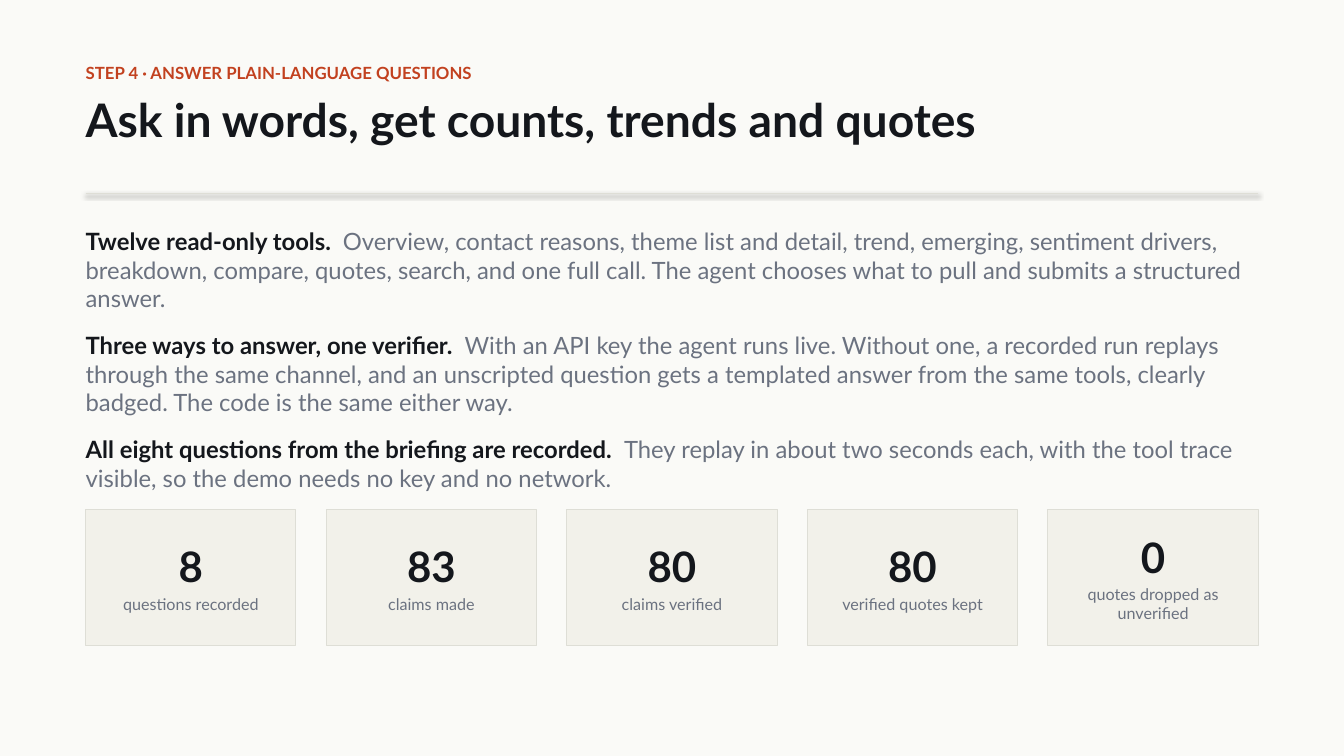
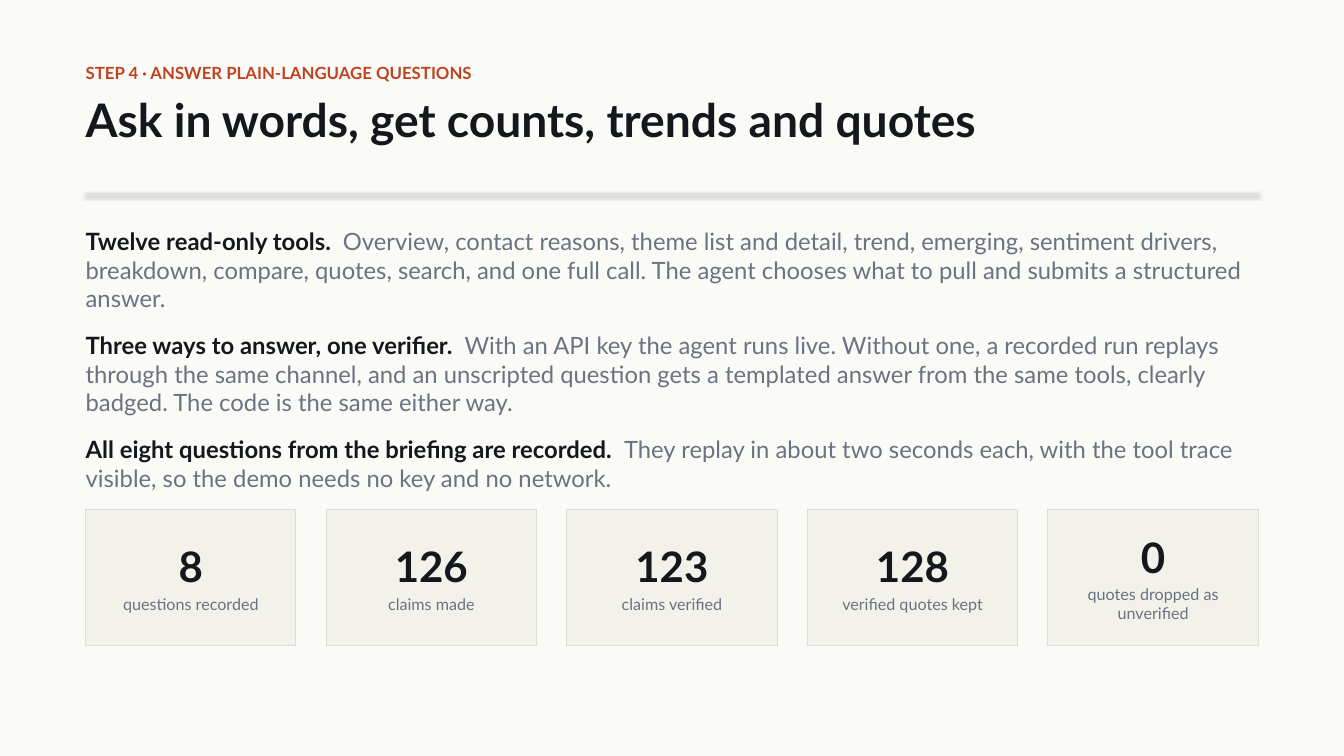
Before and after one commit to Gread/voc_hackathon, a slide deck: slide 10 of docs/voc_insights_deck.pptx. Drawn at 1344x756 pixels with LibreOffice and Linux fonts; fonts in the diff are those of the drawing. Boxes give left, top, right and bottom in pixels: in the first picture for what was removed or moved away, otherwise in the second. Text is boxed around its words. In the diff, an @@ line names an element or a change of style, - is before the commit and + after.

```diff
--- a/docs/voc_insights_deck.pptx
+++ b/docs/voc_insights_deck.pptx
@@ text in rectangle at [395, 551, 468, 583]: text changed @@
-83
+126
@@ text in rectangle at [635, 551, 708, 583]: text changed @@
-80
+123
@@ text in rectangle at [876, 551, 949, 583]: text changed @@
-80
+128
```
Also in this commit, not shown: 5 other slides changed, 12 other files.
